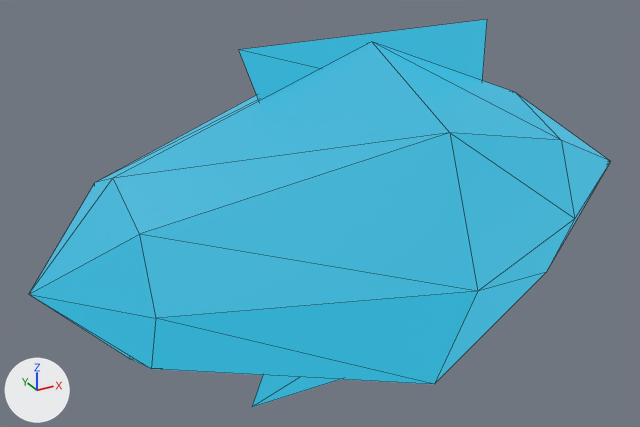
What one commit did to the glTF model assets/drone.glb.
The view is the same before and after, from a camera (50 mm lens) standing at (-1.46, -2.33, 1.21) and looking at (-0.14, 0.08, 0.01). The lights are fixed; the arrows at lower left show +X, +Y and +Z. The older version comes first. Mesh edges are drawn as thin lines. Vertices at exactly the same position are counted once.

Names of what the first picture shows: 'VR_Drone'.
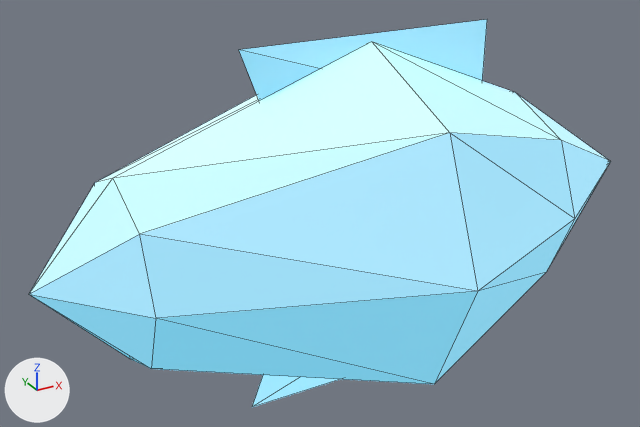
Boxes [x1, y1, x2, y2] around the edits, measured in the pictures (640 x 427 px):
```json
{"object": "VR_Drone", "change": "recoloured", "before": [29, 19, 610, 407], "after": [29, 19, 610, 407], "on screen": "lighter"}
```

Scene script edits in JSON lines:
```json
{"block": "mat_vr_drone", "where": "n0 = _N.new('ShaderNodeBsdfPrincipled'); n0.name = 'Principled BSDF'"}
{"op": "remove", "block": "mat_vr_drone", "code": "n0.inputs[0].default_value = (0.0134, 0.0331, 0.0509, 1.0)  # 'Base Color', dark blue #1f3340"}
{"op": "add", "block": "mat_vr_drone", "code": "n2 = _N.new('ShaderNodeVertexColor'); n2.name = 'Color Attribute'"}
{"op": "add", "block": "mat_vr_drone", "code": "_L.new(n2.outputs[0], n0.inputs[0])  # 'Color' to 'Base Color'"}
{"block": "me_vr_drone", "where": "me_vr_drone.from_pydata(...)  # 34 vertices, 52 faces; spans x -1.12..1.12, y -0.6..0.6, z -0.62..0.62"}
{"block": "me_vr_drone", "where": "# used by ob_vr_drone; location = (0.0, 0.0, 0.0)"}
{"block": "me_vr_drone", "change": "me_vr_drone part 1: vertex colours changed"}
```
